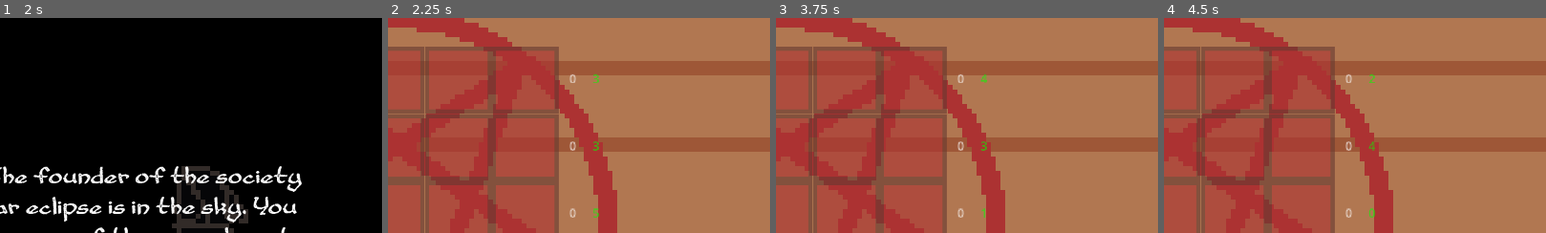
Above: before the commit, frames 1-4 (left to right).
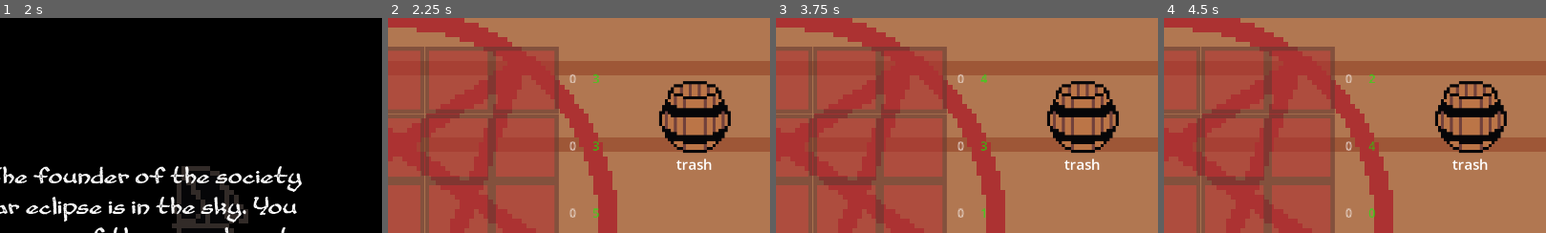
Above: after the commit, the same moments.

Repository: adrientremblay/ld55
Game: Godot game, scene res://scenes/title_screen.tscn
Two runs of this game, one before a commit and one after it. Both use one fixed random seed, a clock stepped at 60 frames per second and the inputs below.
Inputs (mouse positions are % of the whole screen's width and height, from its top left):
- Up to frame 1 (2 s): tap Enter at 0.5, 1.25 s; move the mouse to (72, 45) at 0.52 s; press the mouse at (72, 45) at 0.53 s; move the mouse to (30, 55) at 1.27 s; release the mouse at (30, 55) at 1.28 s; click (30, 55) at 1.35 s
- Up to frame 2 (2.25 s): tap Enter at 2 s; move the mouse to (60, 28) at 2.02 s; press the mouse at (60, 28) at 2.03 s
- Up to frame 3 (3.75 s): tap Space (skip_level) at 2.75 s; move the mouse to (88, 87) at 2.77 s; release the mouse at (88, 87) at 2.78 s; click (88, 87) at 2.85 s; tap Enter at 3.5 s; move the mouse to (80, 65) at 3.52 s; press the mouse at (80, 65) at 3.53 s
- Up to frame 4 (4.5 s): tap Space (skip_level) at 4.25 s; move the mouse to (20, 35) at 4.27 s; release the mouse at (20, 35) at 4.28 s; click (20, 35) at 4.35 s
The pictures show only the part of the screen within x 50-100%, y 2-52%; the shares and areas given below are measured in that part.

Frame 1 is identical in both runs. In frame 2, 3.5% of the frame differs, in the area x 71-90%, y 29-71%; in frame 3, 3.5%; in frame 4, 3.5%.

Commit message:
created a trash can scene

Diff:
--- a/scenes/main.tscn
+++ b/scenes/main.tscn
@@ -6,6 +6,7 @@
 [ext_resource type="Texture2D" uid="uid://b2pi2pwbsw77p" path="res://assets/images/table.png" id="4_6om3k"]
 [ext_resource type="PackedScene" uid="uid://h5uegdst2jew" path="res://scenes/grimoire.tscn" id="5_qrky2"]
 [ext_resource type="PackedScene" uid="uid://bbo2kwetjuaqc" path="res://scenes/demon_scene.tscn" id="6_jih8r"]
+[ext_resource type="PackedScene" uid="uid://dqrq8qsn3sx0g" path="res://scenes/trash.tscn" id="7_ipkkk"]
 
 [node name="Main" type="Node2D"]
 script = ExtResource("1_p50c6")
@@ -30,6 +31,9 @@
 visible = false
 z_index = 4
 
+[node name="Trash" parent="." instance=ExtResource("7_ipkkk")]
+position = Vector2(1154, 177)
+
 [connection signal="altar_check" from="ObjectSpawner" to="." method="_on_object_spawner_altar_check"]
 [connection signal="spawn_object" from="ObjectSpawner" to="." method="_on_object_spawner_spawn_object"]
 [connection signal="next_level" from="DemonScene" to="." method="_on_demon_scene_next_level"]
--- /dev/null
+++ b/scenes/trash.tscn
@@ -0,0 +1,20 @@
+[gd_scene load_steps=3 format=3 uid="uid://dqrq8qsn3sx0g"]
+
+[ext_resource type="Texture2D" uid="uid://cv170jh3k20ma" path="res://assets/images/trash.png" id="1_56ui6"]
+
+[sub_resource type="LabelSettings" id="LabelSettings_hhjrm"]
+font_size = 24
+
+[node name="Trash" type="Node2D"]
+
+[node name="Sprite2D" type="Sprite2D" parent="."]
+scale = Vector2(5, 5)
+texture = ExtResource("1_56ui6")
+
+[node name="Label" type="Label" parent="."]
+offset_left = -31.0
+offset_top = 67.0
+offset_right = 29.0
+offset_bottom = 101.0
+text = "trash"
+label_settings = SubResource("LabelSettings_hhjrm")
Binary file added: assets/images/trash.png
Not shown, added: assets/images/trash.png.import
Not shown: 1 places in scenes/main.tscn that only renumber resources
